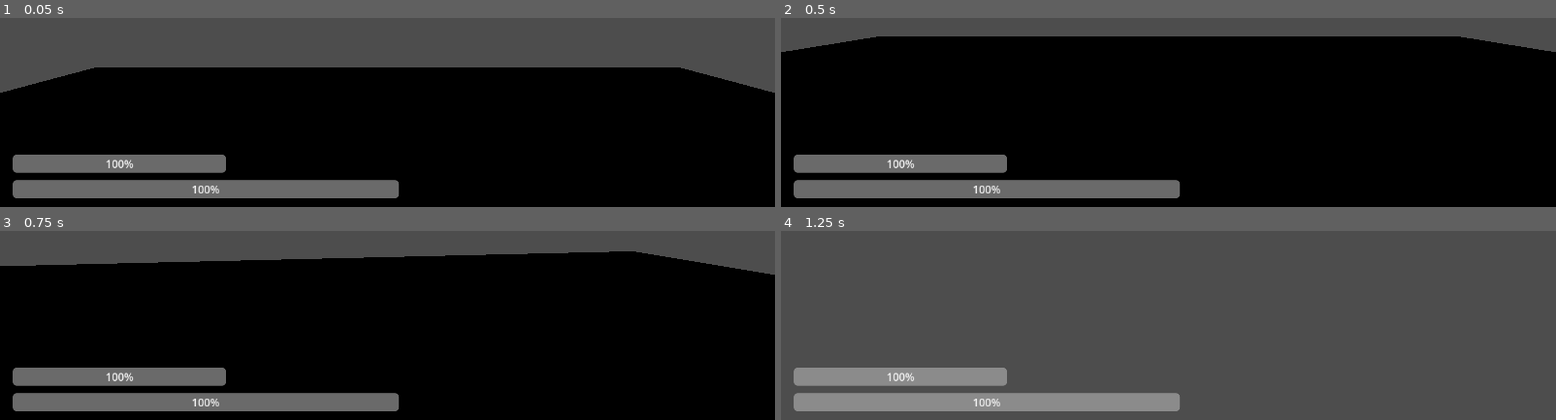
Above: before the commit, frames 1-4 (two rows, left to right).
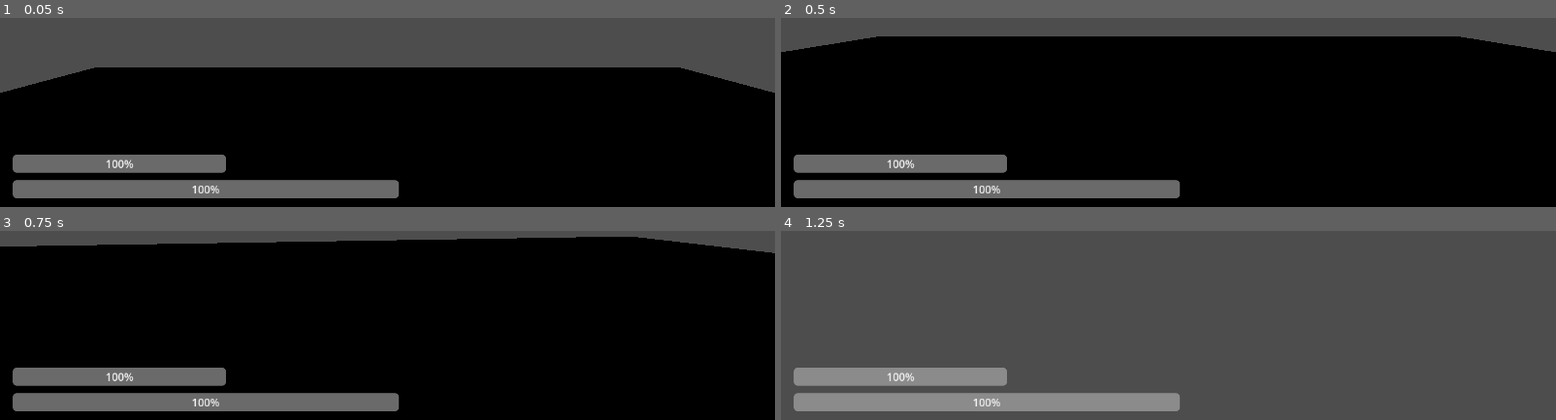
Above: after the commit, the same moments.

Repository: Duckayy/airborne
Game: Godot game, scene res://Player/Test plateform for player.tscn
Two runs of this game, one before a commit and one after it. Both use one fixed random seed, a clock stepped at 60 frames per second and the inputs below.
Inputs (mouse positions are in pixels of both pictures, inside the frame that each line leads up to):
- Up to frame 1 (0.05 s): no input
- Up to frame 2 (0.5 s): no input
- Up to frame 3 (0.75 s): tap Enter at 0.5 s; move the mouse to (outside the picture) at 0.52 s; hold W (Move Forward) from 0.53 s (still down); tap Ctrl (Crouch, bound only after the commit) at 0.6 s; click (outside the picture) at 0.67 s
- Up to frame 4 (1.25 s): keep holding W (Move Forward); tap Space (Jump) at 0.77 s

Frames 1-2 are identical in both runs. In frame 3, 9.2% of the frame differs, in the area x 0-100%, y 3-24%; in frame 4, nothing differs.

Commit message:
added crouch

Diff:
--- a/airborne/Player/player.gd
+++ b/airborne/Player/player.gd
@@ -12,7 +12,11 @@
 @export var stamina_regen = 25.0
 @export var stamina_recharge_delay = 3.0
 @export var max_health = 100.0
+@export var crouch_speed = 5.0
+@export var crouch_height = 0.5
 
+var is_crouching = false
+var normal_height = 1.0
 var stamina = max_stamina
 var recharge_timer = 0.0
 var health = max_health
@@ -75,6 +79,17 @@
 			recharge_timer -= delta
 		else:
 			stamina += stamina_regen * delta
+	if Input.is_action_just_pressed("Crouch"):
+		is_crouching = true
+		$CollisionShape3D.shape.height = crouch_height
+		head.position.y = 0.5
+	elif Input.is_action_just_released("Crouch"):
+		is_crouching = false
+		$CollisionShape3D.shape.height = normal_height
+		head.position.y = 1.0
+
+	if is_crouching:
+		current_speed = min(current_speed, crouch_speed)
 
 	stamina = clamp(stamina, 0.0, max_stamina)
 	stamina_bar.value = stamina
--- a/airborne/project.godot
+++ b/airborne/project.godot
@@ -61,6 +61,11 @@
 "events": [Object(InputEventKey,"resource_local_to_scene":false,"resource_name":"","device":-1,"window_id":0,"alt_press …(195 unchanged characters)…
 ]
 }
+Crouch={
+"deadzone": 0.2,
+"events": [Object(InputEventKey,"resource_local_to_scene":false,"resource_name":"","device":-1,"window_id":0,"alt_pressed":false,"shift_pressed":false,"ctrl_pressed":false,"meta_pressed":false,"pressed":false,"keycode":0,"physical_keycode":4194326,"key_label":0,"unicode":0,"location":0,"echo":false,"script":null)
+]
+}
 
 [physics]
 
